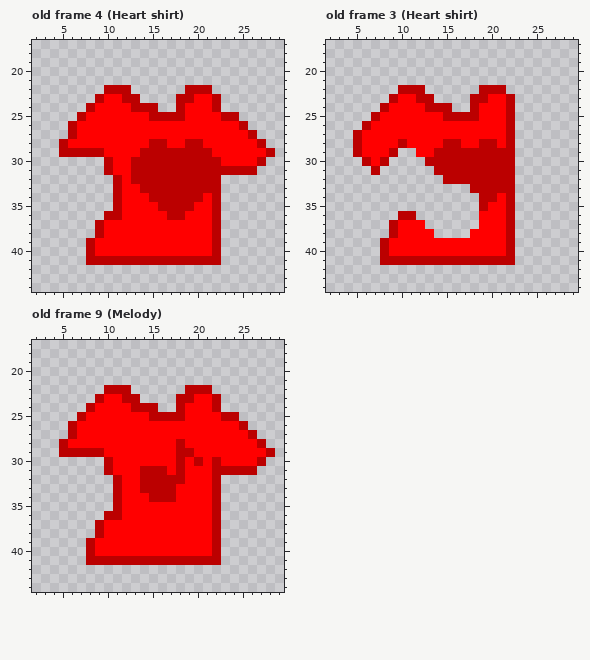
Pixel-art file: Assets/Resources/Clothes/Torso Right.aseprite. This is how it looked before the edit.
32x64 pixels, 45 frames. Shown: old frame 4 (Heart shirt): x 2..29, y 17..44; old frame 3 (Heart shirt): x 2..29, y 17..44; old frame 9 (Melody): x 2..29, y 17..44. The commit also changed other frames, which this record leaves out.
Now the later version:
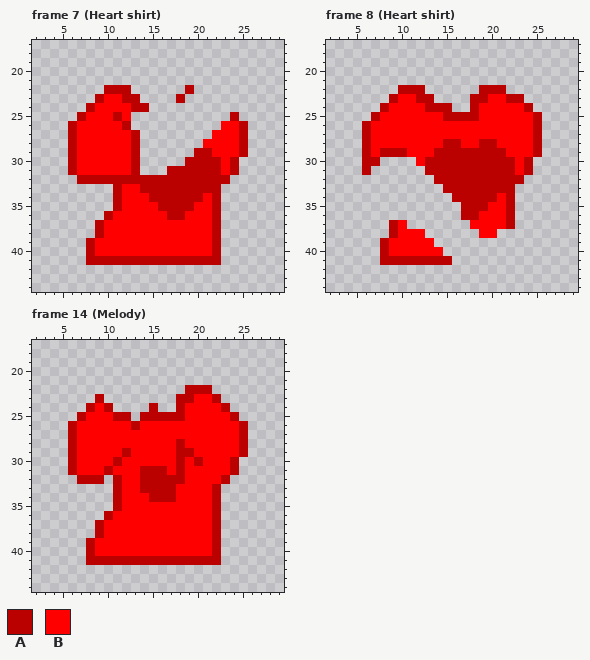
Palette (. is transparent): A #bb0000  B #ff0000
A new or re-ordered frame is compared with the old frame closest to it.
The edit:
frames 45 -> 72
Frame 7 (Heart shirt) is new; against old frame 4 (Heart shirt), layer "Layer 3":
y 22: x 20..21 AA -> ..
y 23: x 19..22 ABBA -> ....
y 24: x 15 A -> .; x 18..22 ABBBA -> .....
y 25: x 11 B -> A; x 13..23 BBAAAABBBBA -> ...........
y 26: x 12..22 BBBBBBBBBBB -> A..........
y 27: x 13..21 BBBBBBBBB -> A........; x 25..26 BA -> A.
y 28: x 5..6 AB -> .A; x 13..20 BBAABBAA -> A.......; x 25..27 BBA -> A..
y 29: x 5 A -> .; x 7..9 AAA -> BBB; x 13..19 BAAAAAA -> A......; x 25..28 BBBA -> A...
y 30: x 6..10 ....A -> ABBBB; x 14..18 AAAAA -> .....; x 24..27 BBBA -> A...
y 31: x 6..10 ....A -> ABBBB; x 14..16 AAA -> ...; x 23 A -> B; x 25..26 AA -> ..
y 32: x 7..10 .... -> AAAA; x 12 B -> A; x 23 . -> A
y 36: x 11 A -> B
Frame 8 (Heart shirt) is new; against old frame 3 (Heart shirt), layer "Layer 3":
y 23: x 23 . -> A
y 24: x 22..24 A.. -> BBA
y 25..26: x 22..25 A... -> BBBA
y 27: x 5..6 AB -> .A; x 22..25 A... -> BBBA
y 28: x 5..6 AB -> .A; x 10 A -> B; x 22..25 A... -> BBBA
y 29: x 5..6 AB -> .A; x 8 B -> A; x 10..11 .. -> AB; x 22..25 A... -> BBBA
y 30: x 7..8 BA -> A.; x 12 . -> B; x 23..24 .. -> BA
y 31: x 6..7 .A -> A.; x 13 . -> A; x 23..24 .. -> BA
y 32: x 14 . -> A; x 23 . -> A
y 33: x 15..17 ... -> AAA
y 34: x 16..18 ... -> AAA
y 35: x 17..18 .. -> AA
y 36: x 10..11 AA -> ..; x 17..18 .. -> AA
y 37: x 11..12 BB -> ..; x 18 . -> B
y 38: x 13 B -> .; x 18 B -> .; x 21..22 BA -> ..
y 39: x 14..22 BBBBBBBBA -> .........
y 40: x 15..22 BBBBBBBA -> ........
y 41: x 16..22 AAAAAAA -> .......
Frame 14 (Melody) is new; against old frame 9 (Melody), layer "Layer 3":
y 22: x 10..12 AAA -> ...
y 23: x 10..13 BBAA -> ....
y 24: x 10..14 BBBAA -> A....; x 22..23 A. -> BA
y 25: x 11..14 BBBB -> AA.A; x 23 A -> B
y 26: x 13 B -> A
y 27: x 25..26 BA -> A.
y 28: x 5..6 AB -> .A; x 25..27 BBA -> A..
y 29: x 5 A -> .; x 7..9 AAA -> BBB; x 12 B -> A; x 25..28 BBBA -> A...
y 30: x 6..11 ....AB -> ABBBBA; x 22 A -> B; x 24..27 BBBA -> A...
y 31: x 6..9 .... -> ABBB; x 22..23 AA -> BB; x 25..26 AA -> ..
y 32: x 7..9 ... -> AAA; x 22..23 A. -> BA
y 36: x 11 A -> B
Where, in picture pixels (left, top, right, bottom), the same in both pictures:
changed: (59, 85, 275, 220)
changed: (353, 94, 542, 265)
changed: (59, 385, 149, 520)
changed: (212, 403, 275, 484)
